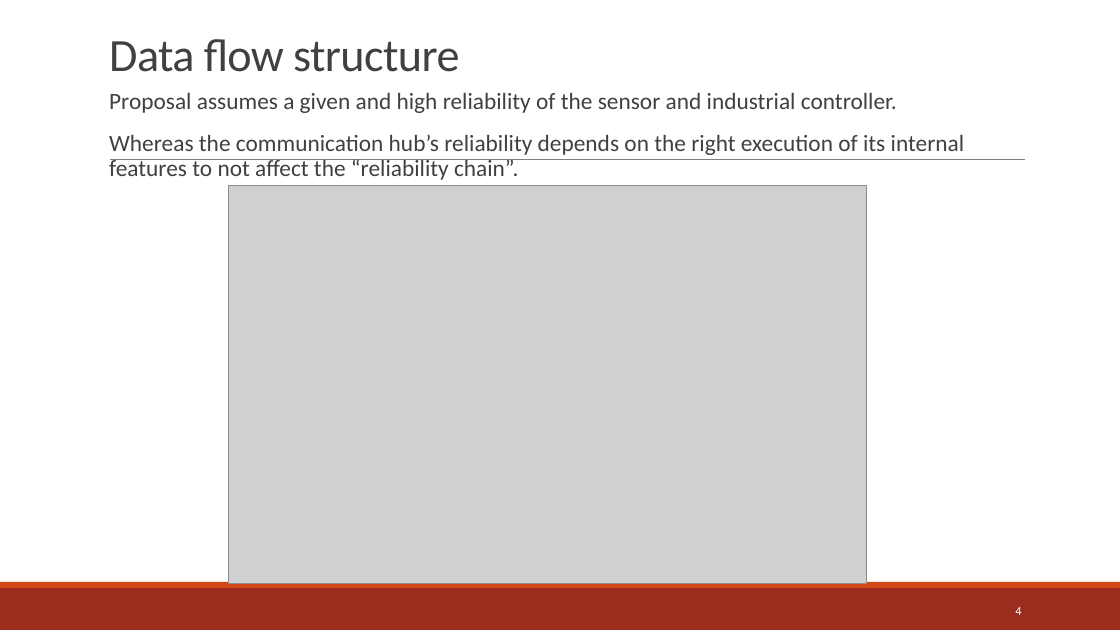
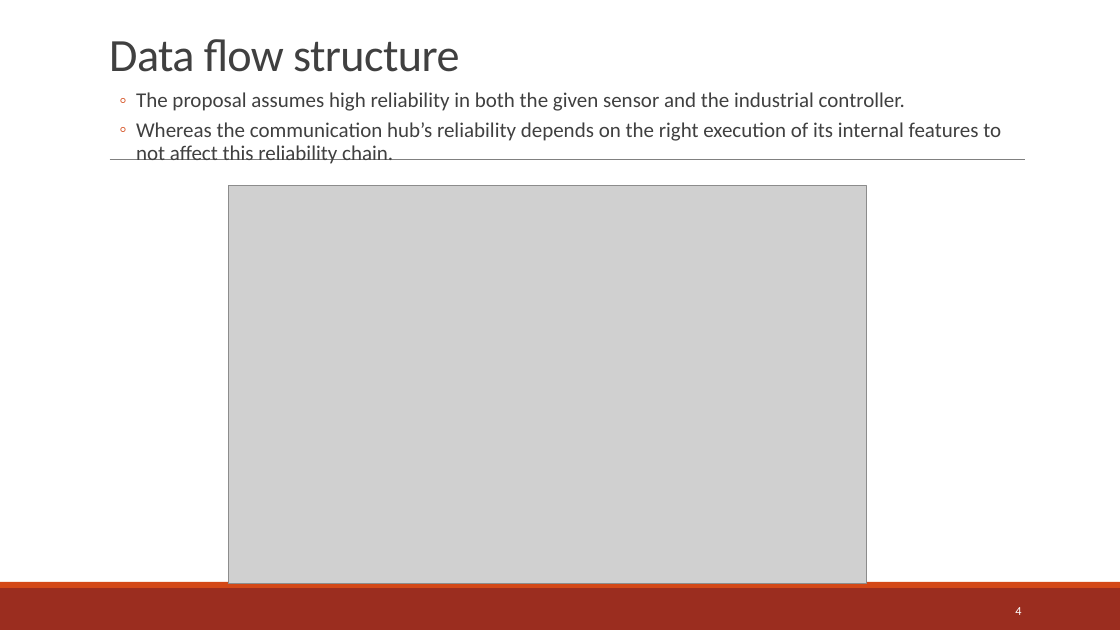
Before and after one commit to jreyesa0901/master_thesis, a slide deck: slide 4 of Resources/MA Proposal Reyes v2.pptx. Drawn at 1120x630 pixels with LibreOffice and Linux fonts; fonts in the diff are those of the drawing; grey boxes stand for pictures. Boxes give left, top, right and bottom in pixels: in the first picture for what was removed or moved away, otherwise in the second. Text is boxed around its words. In the diff, an @@ line names an element or a change of style, - is before the commit and + after.

```diff
--- a/Resources/MA Proposal Reyes v2.pptx
+++ b/Resources/MA Proposal Reyes v2.pptx
@@ text at (136, 92, 1001, 164): text changed; size 20 to 18 pt @@
-  Proposal assumes a given and high reliability of the sensor and industrial controller.
-  Whereas the communication hub’s reliability depends on the right execution of its internal features to not affect the “reliability chain”.
+  ◦ The proposal assumes high reliability in both the given sensor and the industrial controller.
+  ◦ Whereas the communication hub’s reliability depends on the right execution of its internal features to not affect this reliability chain.
```
Also in this commit, not shown: 11 other slides changed, 1 slide added, 1 slide removed, 14 other files.
